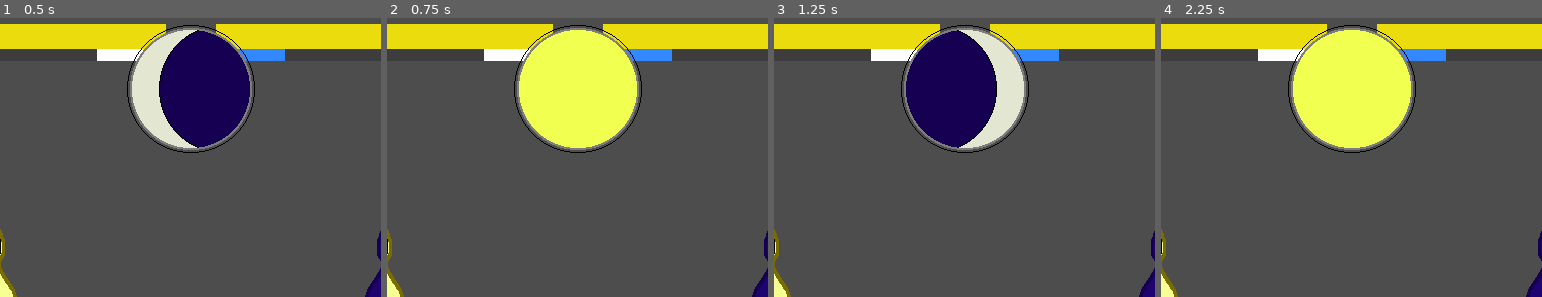
Above: before the commit, frames 1-4 (left to right).
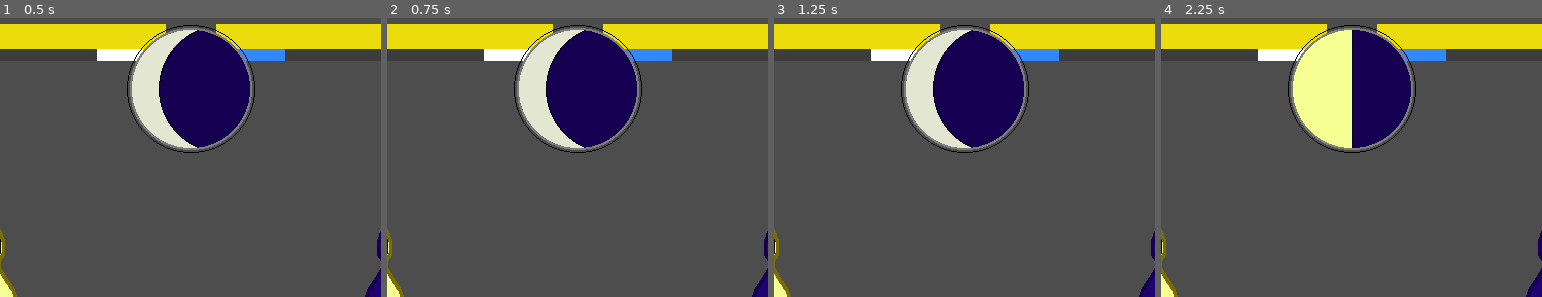
Above: after the commit, the same moments.

Repository: SamBumgardner/final-midnight
Game: Godot game, scene res://gameplay/test_scene.tscn
Same seed, same stepped clock (60 frames per second), same inputs: the game is played once before the commit and once after it.
Inputs:
- Up to frame 1 (0.5 s): no input
- Up to frame 2 (0.75 s): tap Enter (ui_accept) at 0.5, 0.6 s
- Up to frame 3 (1.25 s): tap Enter (ui_accept) at 0.77, 1.07 s
- Up to frame 4 (2.25 s): tap Enter (ui_accept) at 1.35, 1.52, 1.82, 2.1 s
The pictures show only the part of the screen within x 25-75%, y 0-50%; the shares and areas given below are measured in that part.

Frame 1 is identical in both runs. In frame 2, 10% of the frame differs, in the area x 34-66%, y 4-47%; in frame 3, 5.7%; in frame 4, 10%.

Commit message:
added automatic timer so game takes 10 seconds

Diff:
--- a/gameplay/test_scene.gd
+++ b/gameplay/test_scene.gd
@@ -31,7 +31,8 @@
 	if Input.is_action_just_pressed("ui_accept") and game_is_over:
 		get_tree().change_scene_to_file("res://gameplay/test_scene.tscn")
 
-	if Input.is_action_just_pressed("ui_accept") and !game_is_over:
+func _on_timer_timeout():
+	if !game_is_over:
 		emit_signal("resolve_round_actions", [0, 1], [$Player1, $Player2], [$Player1/ControlPalette.current_action, $Player2/ControlPalette.current_action], TURN_MOON_PHASES[turn_number])
 
 		game_is_over = _check_game_over()
@@ -41,5 +42,6 @@
 		else:
 			emit_signal("game_over")
 
+
 func _check_game_over():
 	return $Player1.health <= 0 or $Player2.health <=0 or turn_number == TURN_NUMBER_FINAL
--- a/gameplay/test_scene.tscn
+++ b/gameplay/test_scene.tscn
@@ -18,3 +18,9 @@
 [node name="Hud" parent="." node_paths=PackedStringArray("player0", "player1") instance=ExtResource("3_wo64q")]
 player0 = NodePath("../Player1")
 player1 = NodePath("../Player2")
+
+[node name="Timer" type="Timer" parent="."]
+wait_time = 2.0
+autostart = true
+
+[connection signal="timeout" from="Timer" to="." method="_on_timer_timeout"]
--- a/hud/Hud.gd
+++ b/hud/Hud.gd
@@ -39,6 +39,7 @@
 	elif p0_defeat and p1_defeat:
 		worthy_name = "NOBODY"
 	else:
+		$MoonPhase.frame = 0
 		if player0.health > player1.health:
 			worthy_name = "P1"
 		elif player0.health < player1.health:
